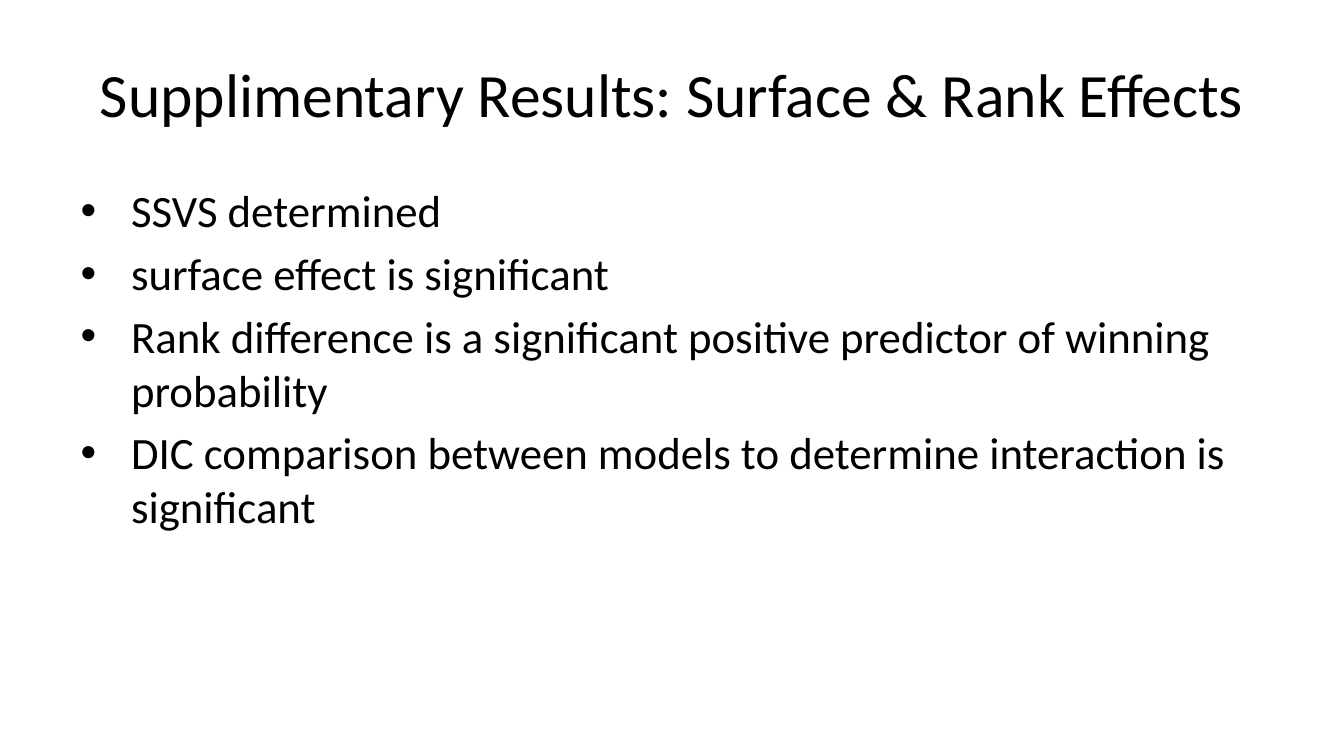
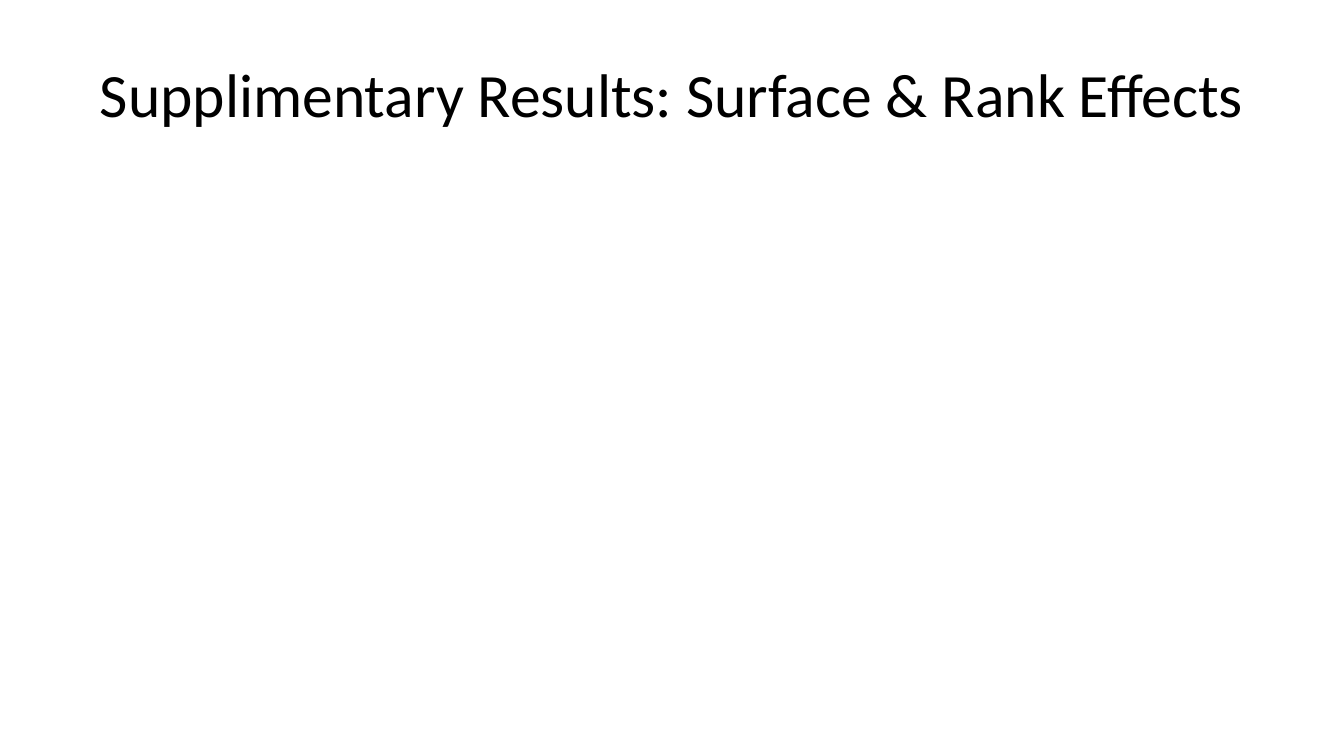
Before and after one commit to ryan-merser/ST540_Bayes, a slide deck: slide 9 of Presentation_files/Presentation2.pptx. Drawn at 1344x756 pixels with LibreOffice and Linux fonts; fonts in the diff are those of the drawing. Boxes give left, top, right and bottom in pixels: in the first picture for what was removed or moved away, otherwise in the second. Text is boxed around its words. In the diff, an @@ line names an element or a change of style, - is before the commit and + after.

```diff
--- a/Presentation_files/Presentation2.pptx
+++ b/Presentation_files/Presentation2.pptx
@@ text removed at [131,196,1225,531] @@
-• SSVS determined
-• surface effect is significant
-• Rank difference is a significant positive predictor of winning probability
-• DIC comparison between models to determine interaction is significant
```
Also in this commit, not shown: 3 other slides changed, 5 slides added, 2 slides removed, 7 other files.
